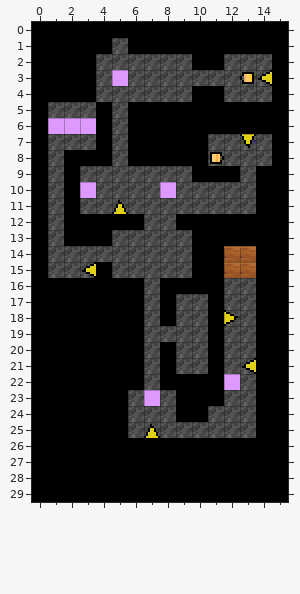
Two states of a Tiled map, data/map/cave_sub1.tmx. Above, as it was before the edit.
Cells are 8x8 px. Shown: x 0..15, y 0..29.
Once edited:
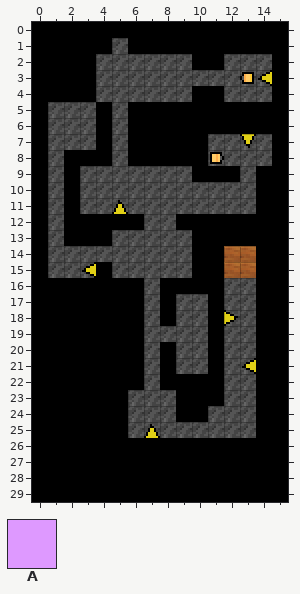
Key: from "cave-temp": A 17.
_ is an empty cell, . an unchanged one.
Change:
--- layer "Enemies (Placeholder)" (removed)
@@ x 5..5 @@
- 3 A
+ 3 _
@@ x 1..3 @@
- 6 AAA
+ 6 ___
@@ x 3..8 @@
-10 A....A
+10 _...._
@@ x 7..12 @@
-22 .....A
-23 A.....
+22 ....._
+23 _.....
Pixel boxes of the changes (left, top, right, bottom) in both pictures:
removed: (112, 70, 128, 86)
removed: (48, 118, 96, 134)
removed: (80, 182, 96, 198)
removed: (160, 182, 176, 198)
removed: (224, 374, 240, 390)
removed: (144, 390, 160, 406)
